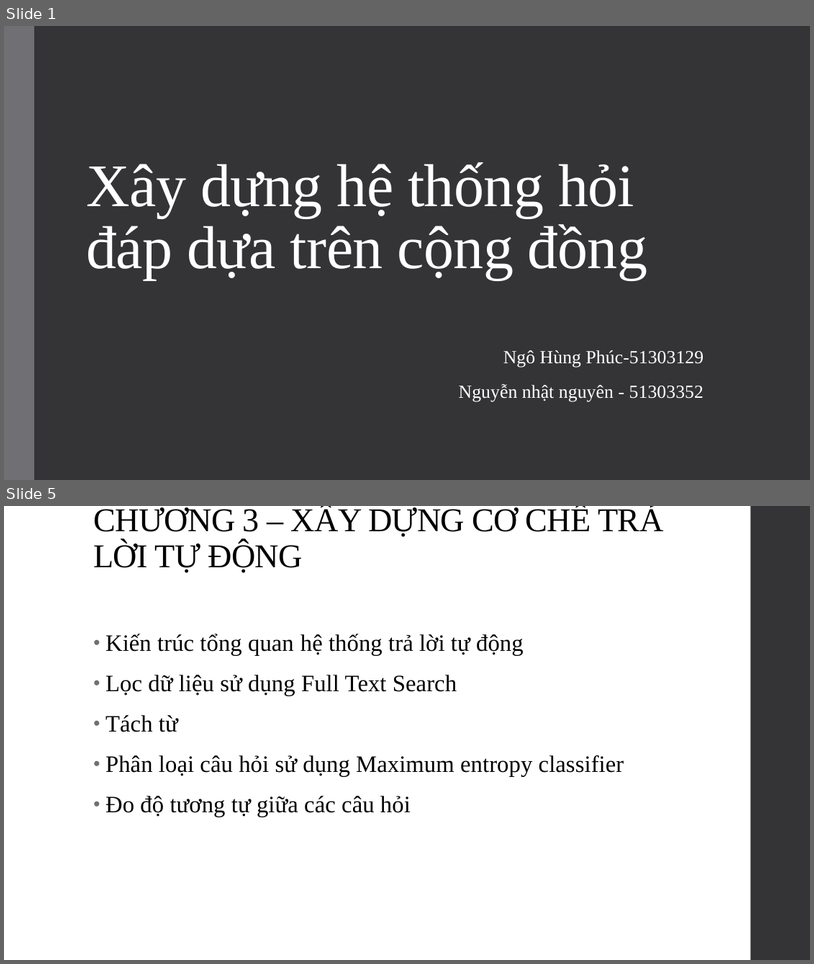
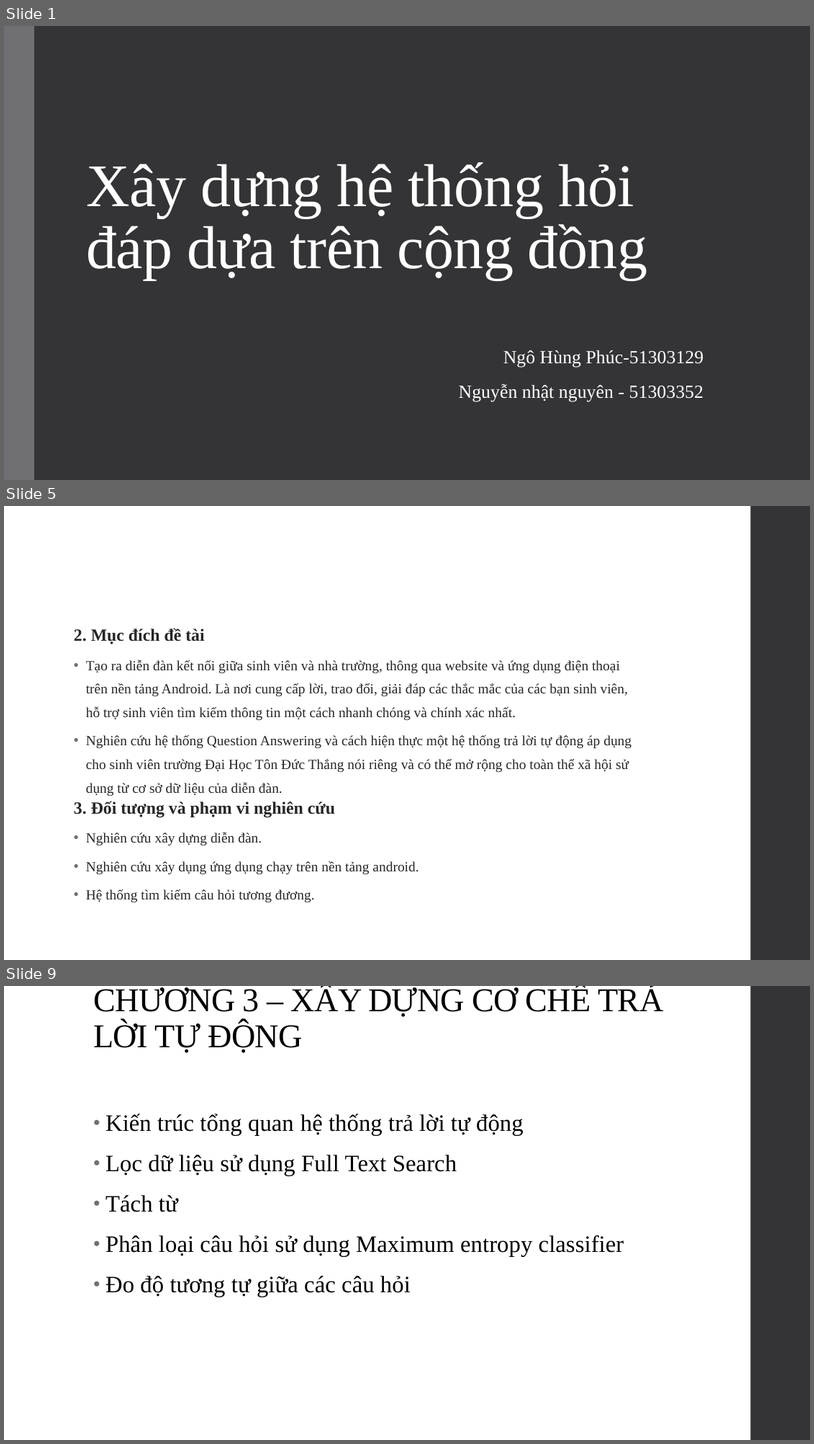
Before and after one commit to SaiGonSoftware/QA-Forum, a slide deck: Document/Baocao.pptx. Shown one above the other, each under a label of ours: slides 1 and 5 before the commit, slides 1, 5 and 9 after it; the slides between them are not shown. The pictures are 814x964 and 814x1444 pixels, drawn with LibreOffice and Linux fonts; fonts in the diff are those of the drawing. Boxes give left, top, right and bottom in pixels: in the first picture for what was removed or moved away, otherwise in the second. Text is boxed around its words. In the diff, an @@ line names an element or a change of style, - is before the commit and + after.

```diff
--- a/Document/Baocao.pptx
+++ b/Document/Baocao.pptx
@@ slide 5 added at <box>4,506,810,960</box>, background #FFFFFF; not listed: 1 template element that a slide beside it also shows @@
@@ text added at <box>74,628,632,902</box>, 16.6 pt, text #262626 @@
+    2. Mục đích đề tài
+    • Tạo ra diễn đàn kết nối giữa sinh viên và nhà trường, thông qua website và ứng dụng điện thoại trên nền tảng Android. Là nơi cung cấp lời, trao đổi, giải đáp các thắc mắc của các bạn sinh viên, hỗ trợ sinh viên tìm kiếm thông tin một cách nhanh chóng và chính xác nhất.
+    • Nghiên cứu hệ thống Question Answering và cách hiện thực một hệ thống trả lời tự động áp dụng cho sinh viên trường Đại Học Tôn Đức Thắng nói riêng và có thể mở rộng cho toàn thể xã hội sử dụng từ cơ sở dữ liệu của diễn đàn.
+    3. Đối tượng và phạm vi nghiên cứu
+    • Nghiên cứu xây dựng diễn đàn.
+    • Nghiên cứu xây dụng ứng dụng chạy trên nền tảng android.
+    • Hệ thống tìm kiếm câu hỏi tương đương.
@@ what was slide 5 is now slide 9 @@
```
Also in this commit, not shown: 3 slides changed, 3 other slides added, 4 other files.
